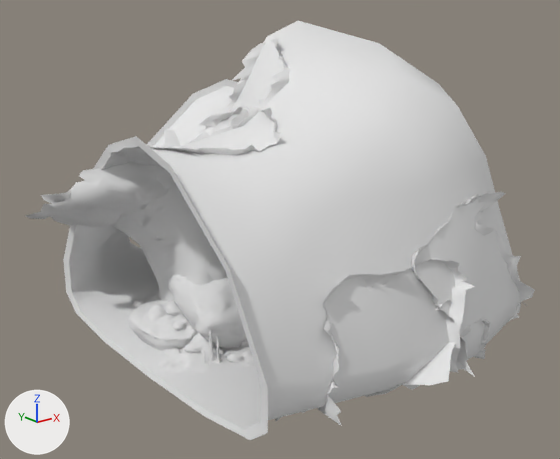
The OBJ model assets/subt/type b/cave corner 01 type b/cavecorner01.obj: old version first, new version second.
Both versions are drawn from a camera (50 mm lens) standing at (-127.4, -121.0, 71.1) and looking at (-20.9, 12.1, 17.8). The lights are fixed; the arrows at lower left show +X, +Y and +Z. The older version comes first. Where no turn or scale is listed for an object, it has been applied to the vertices.

Names of what the first picture shows: 'CaveWall', 'RockPile', 'StriatedRock'.
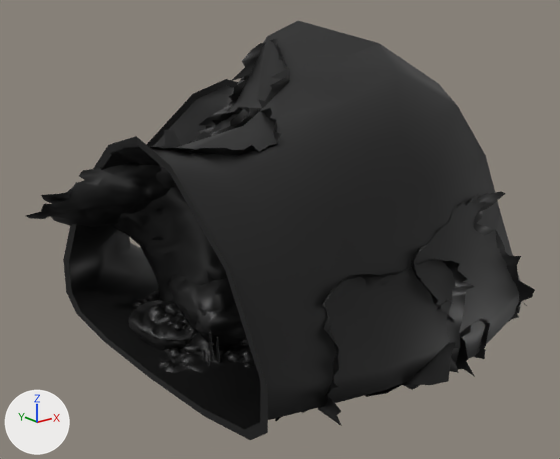
The newer file is also rescaled (x0.636), turned or shifted as a whole; pictures and numbers use the older file's frame.

The change, as a list of edits to the scene's bpy script:
```text
Add mat_striatedrock_ncl1_1_599:
    mat_striatedrock_ncl1_1_599 = principled_material('StriatedRock_ncl1_1.599')
    mat_striatedrock_ncl1_1_599.base_color = (0.0, 0.0, 0.0)  # black #000000
Add mat_rockpile_ncl1_1_599:
    mat_rockpile_ncl1_1_599 = principled_material('RockPile_ncl1_1.599')
    mat_rockpile_ncl1_1_599.base_color = (0.0, 0.0, 0.0)  # black #000000
Add mat_cavewall_ncl1_1_599:
    mat_cavewall_ncl1_1_599 = principled_material('CaveWall_ncl1_1.599')
    mat_cavewall_ncl1_1_599.base_color = (0.0, 0.0, 0.0)  # black #000000
Change me_cavewall:
    where me_cavewall.from_pydata(...)  # 977 vertices, 1821 faces; spans x -62.8..42.3, y -37.3..62.8, z -1.9..63.3
    remove me_cavewall.materials.append(mat_cavewall_ncl1_1_003)  # white #e7e7e7
    add me_cavewall.materials.append(mat_cavewall_ncl1_1_599)  # black #000000
Change me_rockpile:
    where me_rockpile.from_pydata(...)  # 4059 vertices, 6876 faces; spans x -60.6..33.5, y -35.0..35.9, z -2.6..14.5
    remove me_rockpile.materials.append(mat_rockpile_ncl1_1_004)  # white #e7e7e7
    add me_rockpile.materials.append(mat_rockpile_ncl1_1_599)  # black #000000
Change me_striatedrock:
    where me_striatedrock.from_pydata(...)  # 4630 vertices, 8537 faces; spans x -73.4..48.6, y -42.7..57.1, z -4.0..59.9
    remove me_striatedrock.materials.append(mat_striatedrock_ncl1_1_003)  # white #e7e7e7
    add me_striatedrock.materials.append(mat_striatedrock_ncl1_1_599)  # black #000000
```

What differs and where, as boxes [x1, y1, x2, y2] in the pictures (560 x 459 px):
'CaveWall', recoloured (white to black): [63, 21, 521, 440] in both
'StriatedRock', recoloured: [26, 39, 535, 426] in both
'RockPile', recoloured: [132, 288, 527, 421] in both
